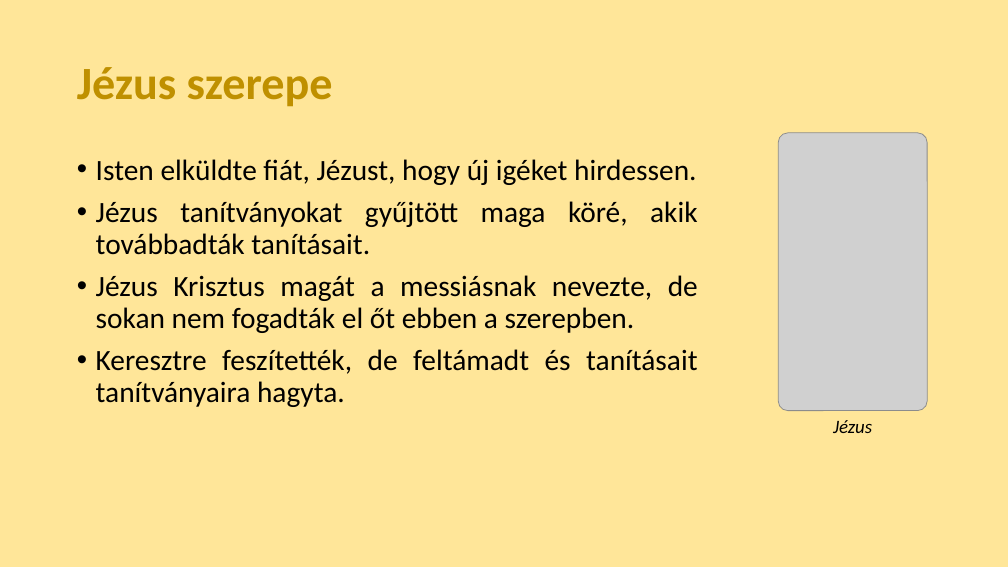
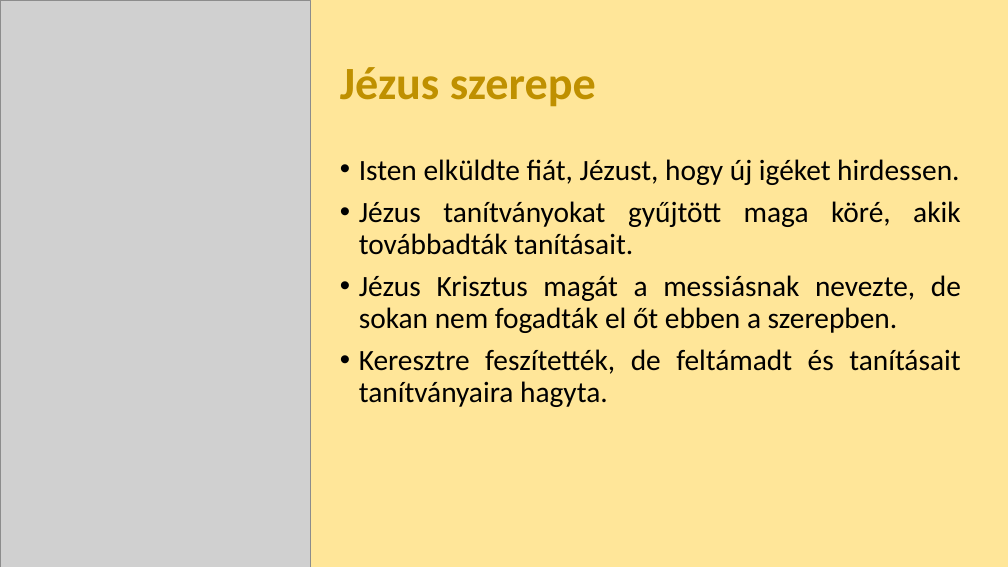
Before and after one commit to gyergyakliviusz/tori_tetelek, a slide deck: slide 3 of 4. A kereszténység főbb tanításai.pptx. Drawn at 1008x567 pixels with LibreOffice and Linux fonts; fonts in the diff are those of the drawing; grey boxes stand for pictures. Boxes give left, top, right and bottom in pixels: in the first picture for what was removed or moved away, otherwise in the second. Text is boxed around its words. In the diff, an @@ line names an element or a change of style, - is before the commit and + after.

```diff
--- a/4. A kereszténység főbb tanításai.pptx
+++ b/4. A kereszténység főbb tanításai.pptx
@@ picture: place and size @@
-picture at (778, 133, 927, 411)
+picture at (0, 0, 311, 567)
@@ title "Jézus szerepe": place and size @@
-title "Jézus szerepe" at (77, 67, 333, 107)
+title "Jézus szerepe" at (340, 67, 596, 107)
@@ text "Isten elküldte fiát, Jézust, hogy ...": place and size @@
-text "Isten elküldte fiát, Jézust, hogy ..." at (96, 159, 698, 407)
+text "Isten elküldte fiát, Jézust, hogy ..." at (359, 159, 961, 407)
@@ text removed at (833, 420, 872, 433) @@
-Jézus
```
Also in this commit, not shown: 8 other files.
